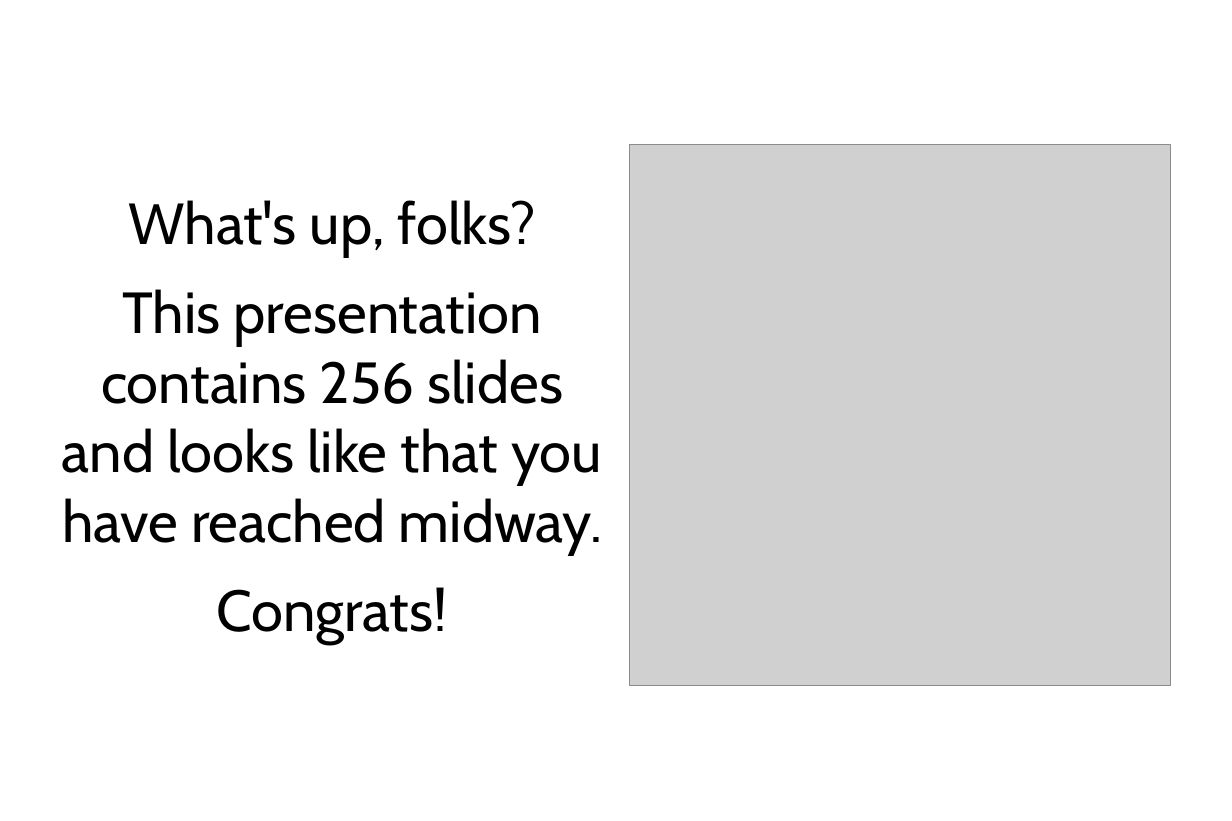
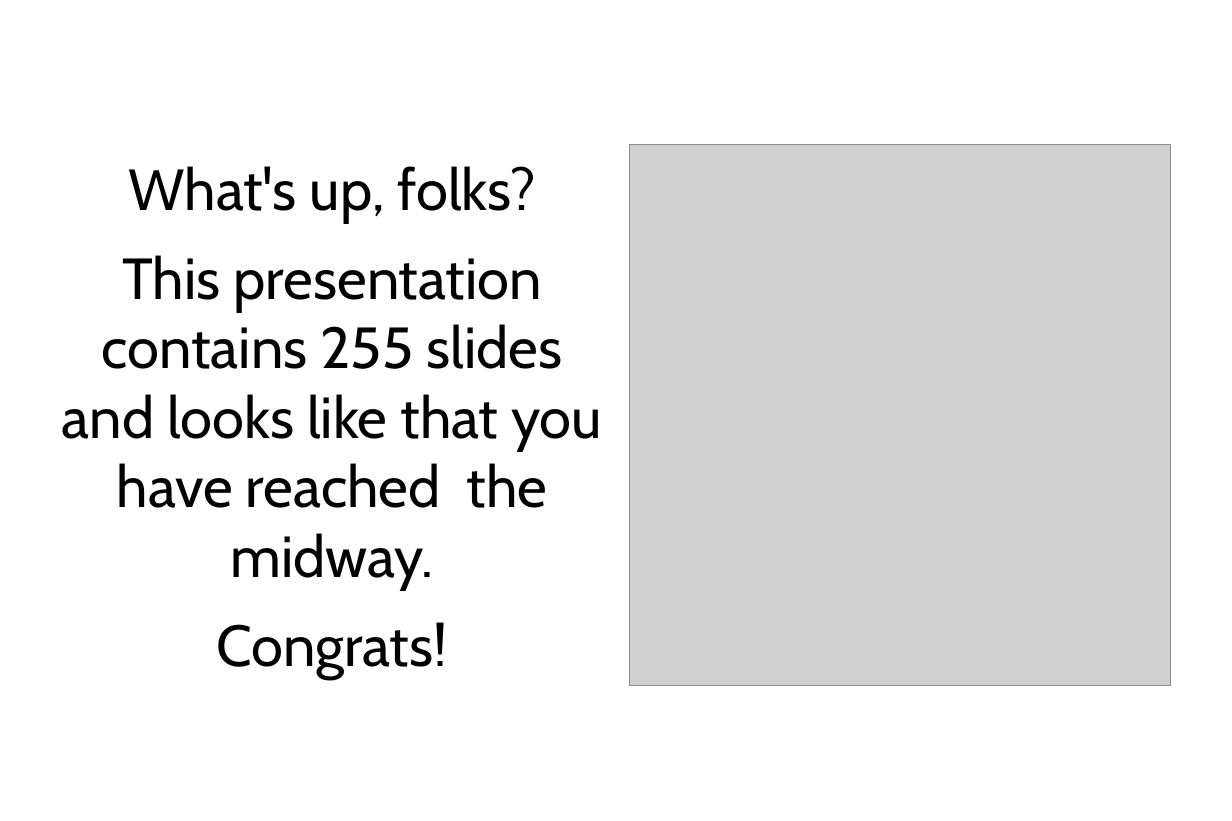
Before and after one commit to 9seconds/WTF-is-GIT-, a slide deck: slide 128 of wtf_is_git.odp. Drawn at 1232x821 pixels with LibreOffice and Linux fonts; fonts in the diff are those of the drawing; grey boxes stand for pictures. Boxes give left, top, right and bottom in pixels: in the first picture for what was removed or moved away, otherwise in the second. Text is boxed around its words. In the diff, an @@ line names an element or a change of style, - is before the commit and + after.

```diff
--- a/wtf_is_git.odp
+++ b/wtf_is_git.odp
@@ text at <box>62,255,602,589</box>: text changed @@
-This presentation contains 256 slides and looks like that you have reached midway.
+This presentation contains 255 slides and looks like that you have reached the midway.
```
Also in this commit, not shown: 21 other slides changed, 1 slide removed, 1 other file.
